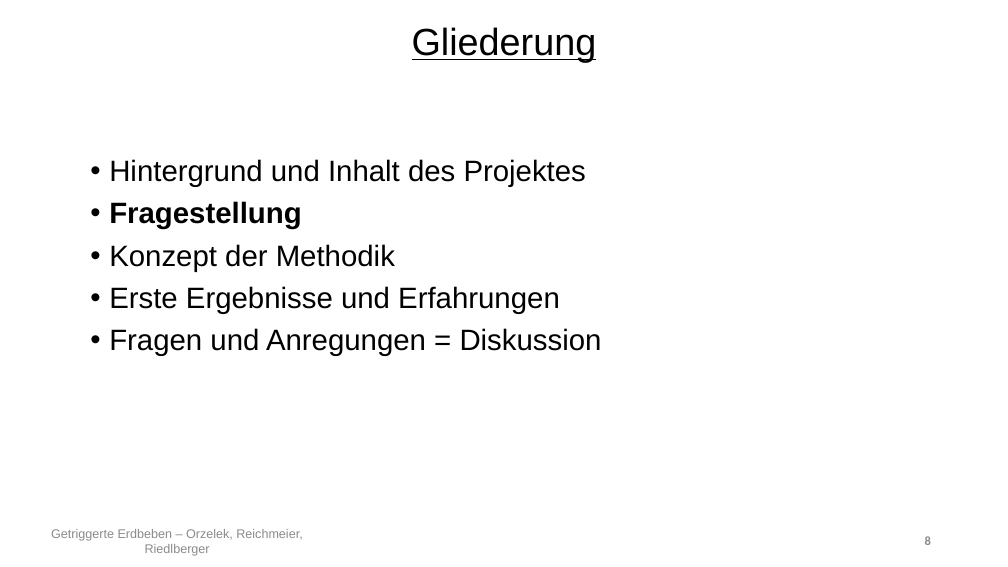
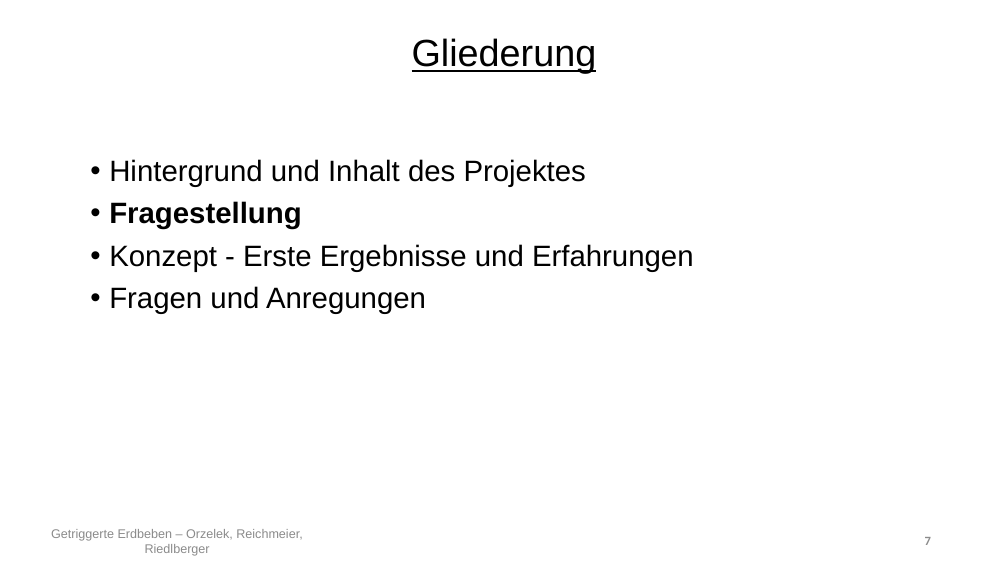
Before and after one commit to Kati77/Praktikum-Erdbeben, a slide deck: slide 7 of PP.pptx (slide 8 before the commit). Drawn at 1008x567 pixels with LibreOffice and Linux fonts; fonts in the diff are those of the drawing. Boxes give left, top, right and bottom in pixels: in the first picture for what was removed or moved away, otherwise in the second. Text is boxed around its words. In the diff, an @@ line names an element or a change of style, - is before the commit and + after.

```diff
--- a/PP.pptx
+++ b/PP.pptx
@@ text "Gliederung": place and size @@
-text "Gliederung" at (412,27,597,62)
+text "Gliederung" at (412,38,597,74)
@@ text at (109,244,694,314): text changed @@
-• Konzept der Methodik
-• Erste Ergebnisse und Erfahrungen
-• Fragen und Anregungen = Diskussion
+• Konzept - Erste Ergebnisse und Erfahrungen
+• Fragen und Anregungen
@@ page number at (925,537,931,545): text changed @@
-8
+7
```
Also in this commit, not shown: 12 other slides changed, 12 slides added, 3 slides removed.
